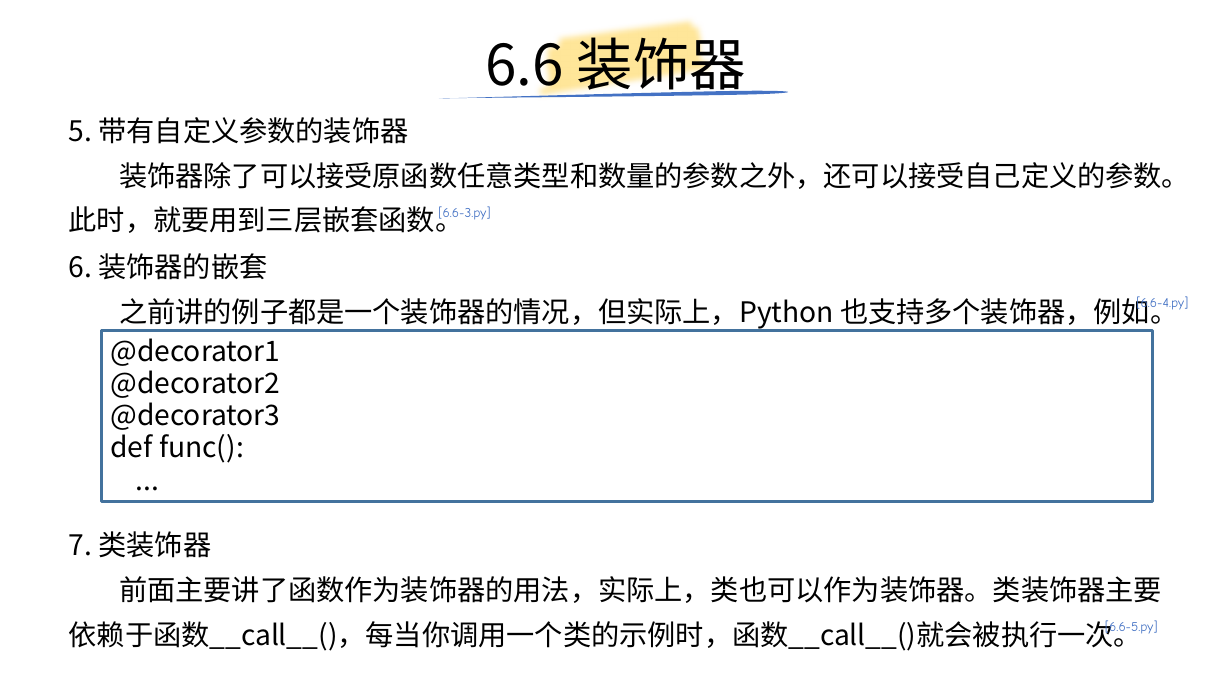
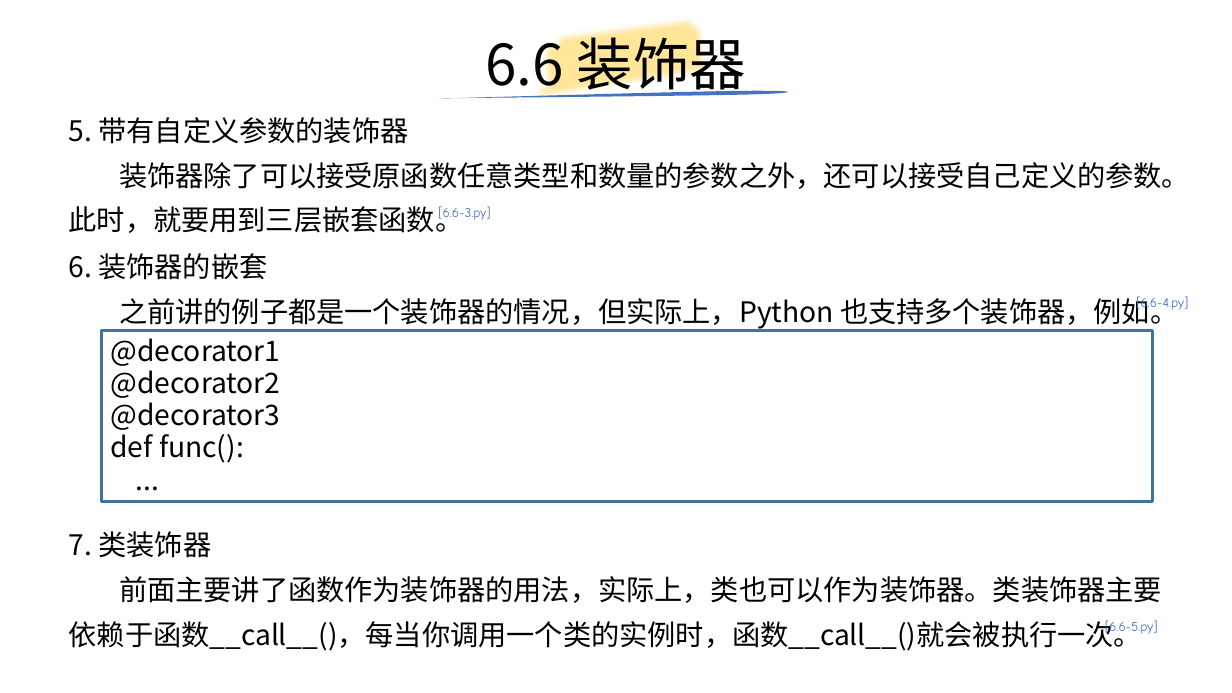
Before and after one commit to yiwenliu/CorePython, a slide deck: slide 57 of PPT/CorePython.pptx. Drawn at 1232x693 pixels with LibreOffice and Linux fonts; fonts in the diff are those of the drawing. Boxes give left, top, right and bottom in pixels: in the first picture for what was removed or moved away, otherwise in the second. Text is boxed around its words. In the diff, an @@ line names an element or a change of style, - is before the commit and + after.

```diff
--- a/PPT/CorePython.pptx
+++ b/PPT/CorePython.pptx
@@ text at box(69, 576, 1162, 651): text changed @@
-前面主要讲了函数作为装饰器的用法，实际上，类也可以作为装饰器。类装饰器主要依赖于函数__call__()，每当你调用一个类的示例时，函数__call__()就会被执行一次。
+前面主要讲了函数作为装饰器的用法，实际上，类也可以作为装饰器。类装饰器主要依赖于函数__call__()，每当你调用一个类的实例时，函数__call__()就会被执行一次。
```
Also in this commit, not shown: 6 other slides changed, 17 slides added, 6 other files.
